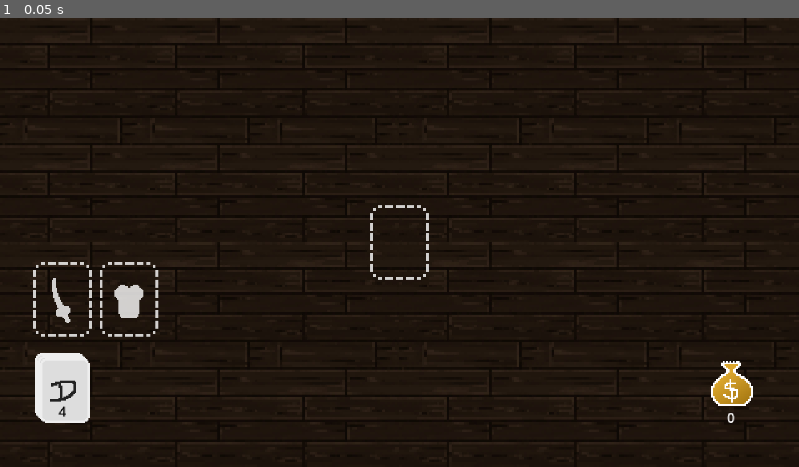
Above: before the commit, frame 1.
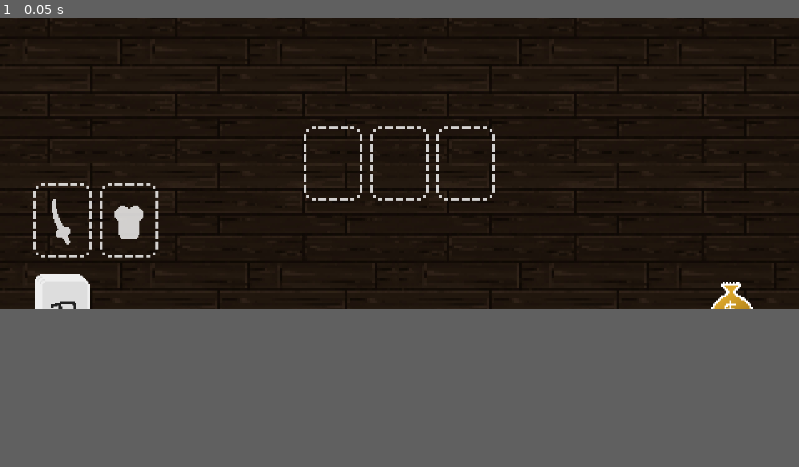
Above: after the commit, the same moment.

Repository: jotadestruicoes/balatro2
Game: Godot game, scene res://misc/else/main_scene.tscn
Same seed, same stepped clock (60 frames per second), same inputs: the game is played once before the commit and once after it.
Inputs:
- Up to frame 1 (0.05 s): no input
In our replay, the window is 799x449 before the commit and 799x291 after it. These sizes can differ from the game's own. Grey fills any space a smaller window leaves; there, only what the larger window draws over its background counts as a difference.

The runs differ from the first frame. In frame 1, 4.9% of the frame differs, in the area x 0-100%, y 2-91%.

Commit message:
Card types and Slot Types
Now they work. Working on being able to take cards from slots, putting them back to your hand and etc.

Diff:
--- a/misc/card/Card.gd
+++ b/misc/card/Card.gd
@@ -4,23 +4,21 @@
 signal hovered_off
 
 var card_type
+var card_tier
 var hand_original_pos
 
-@export var resource: Resource
+var resource: Resource
 @onready var deck: Node2D = $"../../Deck"
+
 # Called when the node enters the scene tree for the first time.
 func _ready() -> void:
-	deck.send_card_sprite_and_res.connect(set_sprite_and_resource.bind("card_drawn"))
+	#deck.send_card_sprite_and_res.connect(set_sprite_and_resource)
 	get_parent().connect_card_signals(self)
 
-func set_sprite_and_resource(card_drawn):
-	var sprite = $CardSprite.texture
-	sprite = load("res://assets/card/"+card_drawn+".png")
-	resource = load("res://misc/resources/"+card_drawn+".tres")
+	match card_tier: #DYNAMIC TIERING IN THE LABEL "$Tier"
+		_:
+			$Tier.text = "T" + str(card_tier + 1)
 
-# Called every frame. 'delta' is the elapsed time since the previous frame.
-func _process(delta: float) -> void:
-	pass
 
 func _on_generic_card_mouse_entered() -> void:
 	emit_signal("hovered", self)
--- a/misc/card/Card.tscn
+++ b/misc/card/Card.tscn
@@ -1,21 +1,20 @@
-[gd_scene load_steps=5 format=3 uid="uid://d2sxrqlukapd8"]
+[gd_scene load_steps=6 format=3 uid="uid://d2sxrqlukapd8"]
 
 [ext_resource type="Script" path="res://misc/card/Card.gd" id="1_5rrjn"]
 [ext_resource type="Texture2D" uid="uid://dpvuvvidi2fuc" path="res://assets/genericcard.png" id="2_ha7eb"]
-[ext_resource type="Resource" uid="uid://bfospr38sr7y6" path="res://misc/resources/sword.tres" id="2_q2ihy"]
 
 [sub_resource type="RectangleShape2D" id="RectangleShape2D_bttkx"]
 size = Vector2(120, 156)
 
+[sub_resource type="SystemFont" id="SystemFont_52fio"]
+subpixel_positioning = 0
+
+[sub_resource type="LabelSettings" id="LabelSettings_6n1d8"]
+font = SubResource("SystemFont_52fio")
+
 [node name="Card" type="Node2D"]
 z_index = 1
 script = ExtResource("1_5rrjn")
-resource = ExtResource("2_q2ihy")
-
-[node name="CardSprite" type="Sprite2D" parent="."]
-position = Vector2(0, -1)
-scale = Vector2(3, 3)
-texture = ExtResource("2_ha7eb")
 
 [node name="Area2D" type="Area2D" parent="."]
 
@@ -23,23 +22,37 @@
 position = Vector2(0, -1)
 shape = SubResource("RectangleShape2D_bttkx")
 
+[node name="CardSprite" type="Sprite2D" parent="."]
+position = Vector2(0, -1)
+scale = Vector2(3, 3)
+texture = ExtResource("2_ha7eb")
+
 [node name="Attack" type="RichTextLabel" parent="."]
-modulate = Color(0, 0, 0, 1)
-offset_left = 28.0
-offset_top = 27.0
-offset_right = 68.0
-offset_bottom = 67.0
-scale = Vector2(2, 2)
+modulate = Color(0.133333, 0.133333, 0.133333, 1)
+offset_left = -48.0
+offset_top = 38.0
+offset_right = -8.0
+offset_bottom = 78.0
+scale = Vector2(1.5, 1.5)
 text = "0"
 
 [node name="Health" type="RichTextLabel" parent="."]
+modulate = Color(0.133333, 0.133333, 0.133333, 1)
+offset_left = 35.0
+offset_top = 38.0
+offset_right = 75.0
+offset_bottom = 78.0
+scale = Vector2(1.5, 1.5)
+text = "0"
+
+[node name="Tier" type="Label" parent="."]
 modulate = Color(0, 0, 0, 1)
-offset_left = -47.0
-offset_top = 27.0
-offset_right = -7.0
-offset_bottom = 67.0
-scale = Vector2(2, 2)
-text = "0"
+offset_left = -49.0
+offset_top = -69.0
+offset_right = -9.0
+offset_bottom = -46.0
+text = "T0"
+label_settings = SubResource("LabelSettings_6n1d8")
 
 [connection signal="mouse_entered" from="Area2D" to="." method="_on_generic_card_mouse_entered"]
 [connection signal="mouse_exited" from="Area2D" to="." method="_on_generic_card_mouse_exited"]
--- a/misc/else/armor_slot.tscn
+++ b/misc/else/armor_slot.tscn
@@ -1,6 +1,6 @@
 [gd_scene load_steps=4 format=3 uid="uid://cjgiwpv487vj8"]
 
-[ext_resource type="Script" path="res://misc/else/card_slot.gd" id="1_wax3k"]
+[ext_resource type="Script" path="res://misc/else/card_slot_weapon.gd" id="1_wax3k"]
 [ext_resource type="Texture2D" uid="uid://b0pi5m8j8xfrr" path="res://assets/ArmorSlot.png" id="2_abvto"]
 
 [sub_resource type="RectangleShape2D" id="RectangleShape2D_drval"]
--- a/misc/else/card_manager.gd
+++ b/misc/else/card_manager.gd
@@ -15,12 +15,14 @@
 	input_manager.connect("left_mouse_button_released", on_left_click_released)
 
 # Called every frame. 'delta' is the elapsed time since the previous frame.
-func _process(delta: float) -> void:
+func _process(_delta: float) -> void:
 	if card_being_dragged:
 		var mouse_pos = get_global_mouse_position()
 		card_being_dragged.position = Vector2(clamp(mouse_pos.x, 0, screen_size.x), clamp(mouse_pos.y, 0, screen_size.y))
 
 func start_drag(card):
+	#print(card_slot_found.card_in_slot)
+
 	card_being_dragged = card
 	card.scale = Vector2(1,1)
 
@@ -28,15 +30,39 @@
 	card_being_dragged.scale = Vector2(1.05, 1.05)
 	var card_slot_found = raycast_check_for_card_slot()
 
-	if card_slot_found and not card_slot_found.card_in_slot:
+	if card_slot_found and not card_slot_found.card_in_slot and card_slot_found.card_type_allowed.find(card_being_dragged.card_type) != -1:
 		player_hand.remove_card_from_hand(card_being_dragged)
 		card_being_dragged.position = card_slot_found.position
-		card_being_dragged.get_node("Area2D/CollisionShape2D").disabled = true
+		#card_being_dragged.get_node("Area2D/CollisionShape2D").disabled = true
 		card_slot_found.card_in_slot = true
+		#print(card_slot_found.card_in_slot)
 	else:
 		player_hand.add_card_to_hand(card_being_dragged)
 
 	card_being_dragged = null
+
+#func finish_drag():
+	#var card_slot_found = raycast_check_for_card_slot()
+	#var slot_of_card = card_being_dragged.current_slot  # você precisa armazenar
+	#
+	#if card_slot_found and card_slot_found != slot_of_card:
+		#if card_slot_found.card_in_slot:
+			#return  # slot ocupado → não solta aqui
+#
+	## liberar o slot antigo
+	#if slot_of_card:
+		#slot_of_card.card_in_slot = false
+#
+	## tentar novo slot
+	#if card_slot_found and not card_slot_found.card_in_slot:
+		#player_hand.remove_card_from_hand(card_being_dragged)
+		#card_being_dragged.position = card_slot_found.position
+		##card_being_dragged.get_node("Area2D/CollisionShape2D").disabled = true
+		#card_slot_found.card_in_slot = true
+		##print(card_slot_found.card_in_slot)
+	#else:
+		#player_hand.add_card_to_hand(card_being_dragged)
+		## voltar pra mão
 
 func connect_card_signals(card):
 	card.connect("hovered", on_hovered_over_card)
@@ -45,7 +71,6 @@
 func on_left_click_released():
 	if card_being_dragged:
 		finish_drag()
-
 
 func on_hovered_over_card(card):
 	if !is_hovering_on_card:
--- a/misc/else/card_slot.tscn
+++ b/misc/else/card_slot.tscn
@@ -1,6 +1,6 @@
 [gd_scene load_steps=4 format=3 uid="uid://yli63mx0h43d"]
 
-[ext_resource type="Script" path="res://misc/else/card_slot.gd" id="1_8ys0t"]
+[ext_resource type="Script" path="res://misc/else/card_slot_generic.gd" id="1_0g6sl"]
 [ext_resource type="Texture2D" uid="uid://bhyv4rqumoynv" path="res://assets/cardborder.png" id="1_khpl0"]
 
 [sub_resource type="RectangleShape2D" id="RectangleShape2D_drval"]
@@ -8,7 +8,7 @@
 
 [node name="CardSlot" type="Node2D"]
 position = Vector2(369, 294)
-script = ExtResource("1_8ys0t")
+script = ExtResource("1_0g6sl")
 
 [node name="Sprite2D" type="Sprite2D" parent="."]
 scale = Vector2(3.2, 3.2)
--- /dev/null
+++ b/misc/else/card_slot_armor.gd
@@ -0,0 +1,4 @@
+extends Node2D
+
+var card_in_slot := false
+var card_type_allowed := [1] #armor
--- /dev/null
+++ b/misc/else/card_slot_generic.gd
@@ -0,0 +1,4 @@
+extends Node2D
+
+var card_in_slot := false
+var card_type_allowed := [0, 1, 2, 3] #weapon
--- a/misc/else/card_slot.gd
+++ b/misc/else/card_slot_weapon.gd
@@ -1,3 +1,4 @@
 extends Node2D
 
 var card_in_slot := false
+var card_type_allowed := [0] #weapon
--- a/misc/else/deck.gd
+++ b/misc/else/deck.gd
@@ -1,14 +1,15 @@
 extends Node2D
 
-var player_deck = ["skeleton", "chicken", "sword", "plate"]
+var player_deck = ["skeleton", "chicken", "sword", "cap"]
 
 @onready var player_hand: Node2D = $"../PlayerHand"
 @onready var card_manager: Node2D = $"../CardManager"
 
-signal send_card_sprite_and_res(name: String)
+#signal send_card_sprite_and_res(name: String)
 
 # Called when the node enters the scene tree for the first time.
 func _ready() -> void:
+	player_deck.shuffle()
 	$RichTextLabel.text = str(player_deck.size())
 
 # Called every frame. 'delta' is the elapsed time since the previous frame.
@@ -26,13 +27,20 @@
 
 	var new_card = card_scene.instantiate()
 
-	self.emit_signal("send_card_sprite_and_res")
 	new_card.position = self.position
+	new_card.get_node("CardSprite").texture = load("res://assets/card/"+ card_drawn +".png")
+	new_card.resource = load("res://misc/resources/"+card_drawn+".tres")
 
+	new_card.card_type = new_card.resource.card_type
+	new_card.card_tier = new_card.resource.tier
 
-	#new_card.card_type = CardTypes.
-	#new_card.get_node("Attack").text = CardTypes[card_drawn][0]
-	#new_card.get_node("Health").text = CardTypes[card_drawn][1]
+	if new_card.card_type == 3: #IF ITS A MONSTER
+		new_card.get_node("Health").text = str(new_card.resource.health)
+		new_card.get_node("Attack").text = str(new_card.resource.damage)
+	else:
+		new_card.get_node("Attack").visible = false
+		new_card.get_node("Health").visible = false
+
 
 	card_manager.add_child(new_card)
 	new_card.name = sprite_of_drawn_card
--- a/misc/else/main_scene.tscn
+++ b/misc/else/main_scene.tscn
@@ -8,8 +8,8 @@
 [ext_resource type="PackedScene" uid="uid://vvvaxhpha2a5" path="res://misc/else/weapon_slot.tscn" id="7_74ykf"]
 [ext_resource type="Script" path="res://misc/else/input_manager.gd" id="7_lab4s"]
 [ext_resource type="PackedScene" uid="uid://cjgiwpv487vj8" path="res://misc/else/armor_slot.tscn" id="8_otp2m"]
+[ext_resource type="Script" path="res://misc/else/card_slot_armor.gd" id="9_ekgsj"]
 [ext_resource type="PackedScene" uid="uid://b8mb4i0ax2dv8" path="res://misc/else/gold.tscn" id="9_hh51q"]
-[ext_resource type="PackedScene" uid="uid://d2sxrqlukapd8" path="res://misc/card/Card.tscn" id="10_rbao7"]
 
 [node name="MainScene" type="Node2D"]
 
@@ -22,9 +22,6 @@
 [node name="CardManager" type="Node2D" parent="."]
 script = ExtResource("2_tnipr")
 
-[node name="Card" parent="CardManager" instance=ExtResource("10_rbao7")]
-position = Vector2(-466, 554)
-
 [node name="PlayerHand" type="Node2D" parent="."]
 script = ExtResource("4_5ief3")
 
@@ -36,13 +33,20 @@
 script = ExtResource("7_lab4s")
 
 [node name="SlotMiddle" parent="." instance=ExtResource("4_xi0k4")]
-position = Vector2(960, 540)
+position = Vector2(800, 540)
 
-[node name="CardSlot" parent="." instance=ExtResource("7_74ykf")]
+[node name="CardSlotWeapon" parent="." instance=ExtResource("7_74ykf")]
 position = Vector2(150, 677)
 
-[node name="CardSlot2" parent="." instance=ExtResource("8_otp2m")]
+[node name="CardSlotArmor" parent="." instance=ExtResource("8_otp2m")]
 position = Vector2(310, 677)
+script = ExtResource("9_ekgsj")
 
 [node name="Gold" parent="." instance=ExtResource("9_hh51q")]
 position = Vector2(1757, 881)
+
+[node name="SlotMiddle2" parent="." instance=ExtResource("4_xi0k4")]
+position = Vector2(960, 540)
+
+[node name="SlotMiddle3" parent="." instance=ExtResource("4_xi0k4")]
+position = Vector2(1119, 540)
--- a/misc/else/player_hand.gd
+++ b/misc/else/player_hand.gd
@@ -35,14 +35,8 @@
 func calculate_card_position(index):
 	var total_width = (player_hand.size() -1) * CARD_WIDTH
 	var x_offset = center_screen_x + index * CARD_WIDTH - total_width / 2
-	print(x_offset)
 	return x_offset
 
 func animate_card_to_position(card, new_position):
 	var tween = get_tree().create_tween()
 	tween.tween_property(card, "position", new_position, 0.2)
-
-
-# Called every frame. 'delta' is the elapsed time since the previous frame.
-func _process(delta: float) -> void:
-	pass
--- a/misc/else/weapon_slot.tscn
+++ b/misc/else/weapon_slot.tscn
@@ -1,6 +1,6 @@
 [gd_scene load_steps=4 format=3 uid="uid://vvvaxhpha2a5"]
 
-[ext_resource type="Script" path="res://misc/else/card_slot.gd" id="1_bybqj"]
+[ext_resource type="Script" path="res://misc/else/card_slot_weapon.gd" id="1_bybqj"]
 [ext_resource type="Texture2D" uid="uid://ixnevqlr1fpt" path="res://assets/WeaponSlot.png" id="2_noc74"]
 
 [sub_resource type="RectangleShape2D" id="RectangleShape2D_drval"]
--- a/project.godot
+++ b/project.godot
@@ -18,7 +18,11 @@
 [display]
 
 window/size/viewport_width=1920
-window/size/viewport_height=1080
+window/size/viewport_height=700
+
+[gui]
+
+theme/default_font_multichannel_signed_distance_field=true
 
 [rendering]
 
Renamed: misc/resources/plate.tres -> misc/resources/cap.tres
